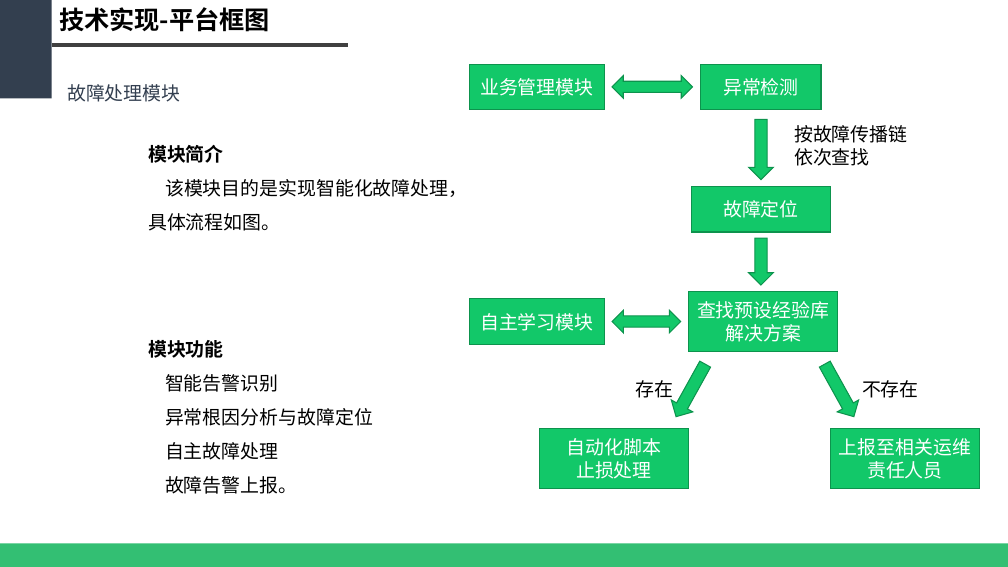
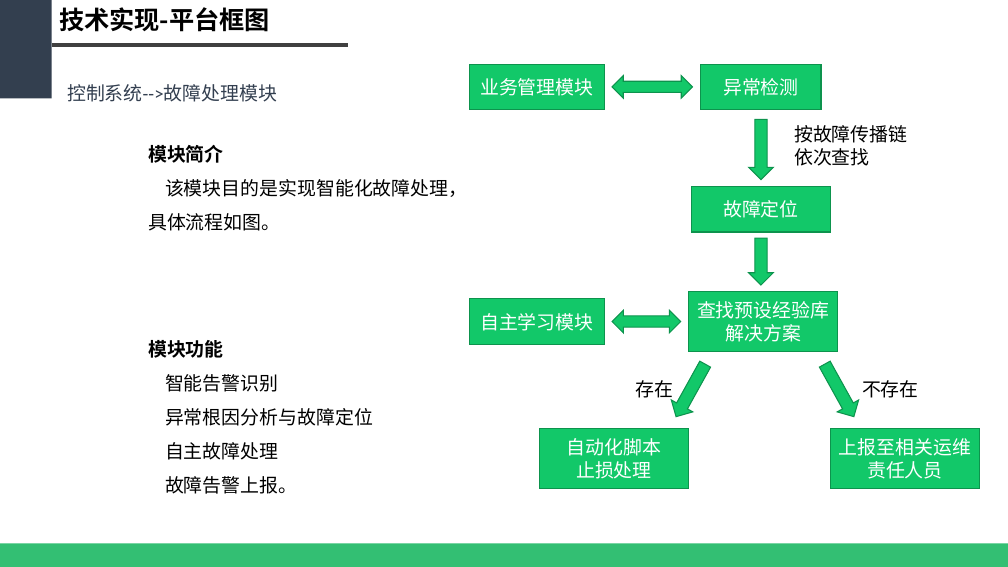
Before and after one commit to WeakX/ZHCM, a slide deck: slide 27 of PPT/(2018.01.16)基于大数据的智慧网络运维平台.pptx (slide 26 before the commit). Drawn at 1008x567 pixels with LibreOffice and Linux fonts; fonts in the diff are those of the drawing. Boxes give left, top, right and bottom in pixels: in the first picture for what was removed or moved away, otherwise in the second. Text is boxed around its words. In the diff, an @@ line names an element or a change of style, - is before the commit and + after.

```diff
--- a/PPT/(2018.01.16)基于大数据的智慧网络运维平台.pptx
+++ b/PPT/(2018.01.16)基于大数据的智慧网络运维平台.pptx
@@ text at <box>67,84,277,102</box>: text changed @@
-故障处理模块
+控制系统-->故障处理模块
```
Also in this commit, not shown: 12 other slides changed, 1 slide added, 4 other files.
